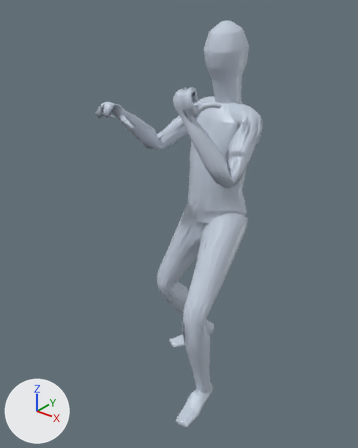
Renders of the glTF model app/assets/anims/Base/spear_block_hit.glb from each side of a commit.
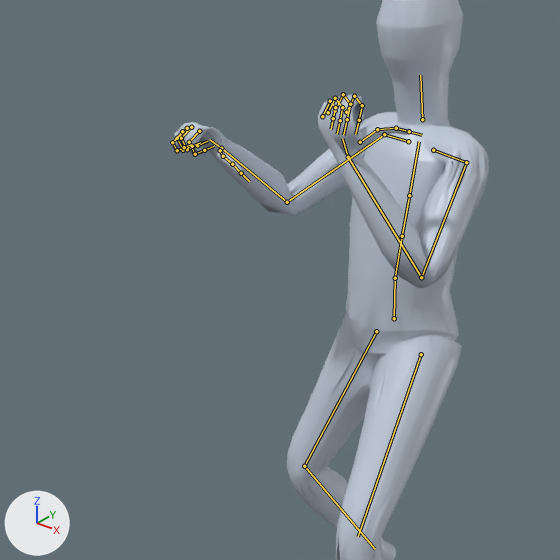
There are two pictures of each version: one whole from a 50 mm camera at (1.159, -1.651, 1.821) aimed at (-0.097, -0.081, 0.848), one close up on the part from 2% to 84% of the width and 8% to 74% of the height. Lighting does not change. The marker at lower left points along +X, +Y and +Z. The older version's two pictures come first. Both versions are drawn at frame 4 of the action 'Animation'; the numbers are the values there. The bones that change, and the others that lie on the model, are drawn over the model as lines in the close-ups.

In view in the first close-up: 'Body_human_male'.
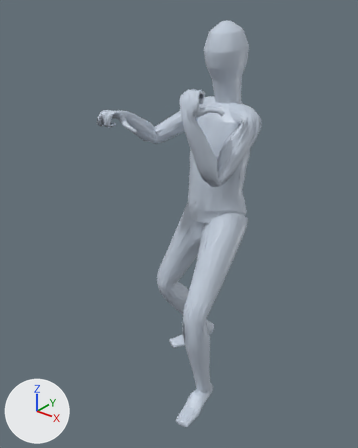
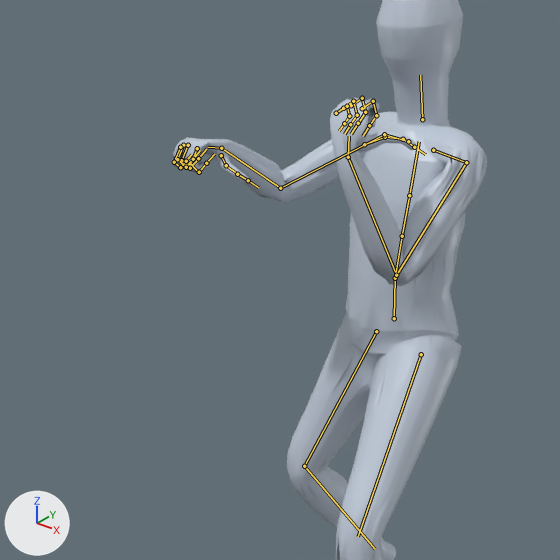
Pixel boxes [x1, y1, x2, y2] of what changed, in the close-ups (560 x 560 px):
'Body_human_male', posed: before [169, 0, 489, 560]; after [171, 0, 487, 560]
bone 'mixamorig:LeftArm', root to tip: before (466, 162) to (421, 277); after (466, 162) to (396, 275)
bone 'mixamorig:LeftHand', root to tip: before (348, 157) to (342, 138); after (348, 157) to (349, 136)
bone 'mixamorig:RightArm', root to tip: before (384, 134) to (287, 202); after (384, 134) to (280, 188)
bone 'mixamorig:RightHand', root to tip: before (221, 148) to (209, 139); after (221, 148) to (208, 147)

The change in detail:
Bone 'mixamorig:LeftArm' (bone_mixamorig_leftarm) turns from (-61, -35, -14) to (-85, -39, -2) degrees about its own x, y and z.
Bone 'mixamorig:LeftHand' (bone_mixamorig_lefthand) turns from (70, -67, -71) to (-18, -71, -17) degrees about its own x, y and z.
Bone 'mixamorig:RightArm' (bone_mixamorig_rightarm) turns from (-50, 39, 27) to (-36, 32, 35) degrees about its own x, y and z.
Bone 'mixamorig:RightHand' (bone_mixamorig_righthand) turns from (7, -48, -9) to (-7, -37, -15) degrees about its own x, y and z.
